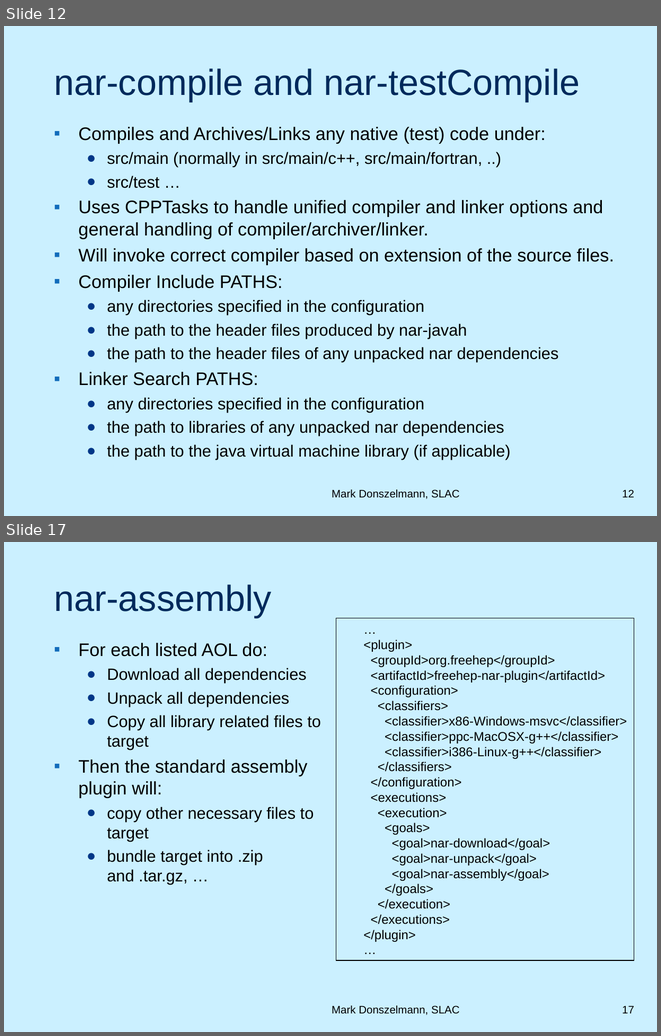
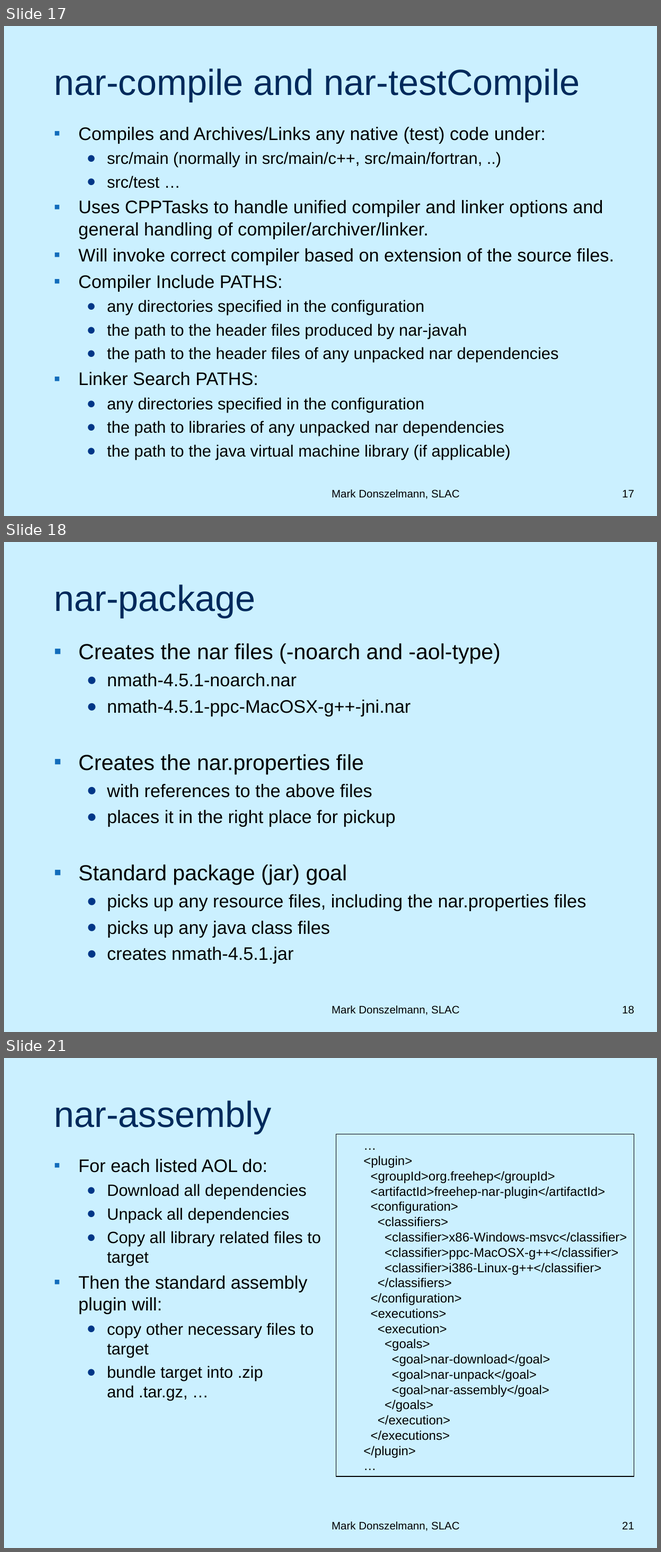
Before and after one commit to duns/freehep-nar-plugin, a slide deck: src/site/NARPlugin.ppt. Shown one above the other, each under a label of ours: slides 12 and 17 before the commit, slides 17, 18 and 21 after it; the slides between them are not shown. The pictures are 661x1036 and 661x1552 pixels, drawn with LibreOffice and Linux fonts; fonts in the diff are those of the drawing; background and template pictures are left out. Boxes give left, top, right and bottom in pixels: in the first picture for what was removed or moved away, otherwise in the second. Text is boxed around its words. In the diff, an @@ line names an element or a change of style, - is before the commit and + after.

```diff
--- a/src/site/NARPlugin.ppt
+++ b/src/site/NARPlugin.ppt
@@ slide 18 added at (x1=4, y1=542, x2=657, y2=1032), background picture (left out) @@
@@ title added at (x1=54, y1=584, x2=255, y2=617), 40 pt, text #00295B @@
+nar-package
@@ text added at (x1=78, y1=643, x2=586, y2=963), 20 pt, text #000000 @@
+▪ Creates the nar files (-noarch and -aol-type)
+  ● nmath-4.5.1-noarch.nar
+  ● nmath-4.5.1-ppc-MacOSX-g++-jni.nar
+▪ Creates the nar.properties file
+  ● with references to the above files
+  ● places it in the right place for pickup
+▪ Standard package (jar) goal
+  ● picks up any resource files, including the nar.properties files
+  ● picks up any java class files
+  ● creates nmath-4.5.1.jar
@@ text added at (x1=332, y1=1005, x2=460, y2=1015), 12 pt, text #000000 @@
+Mark Donszelmann, SLAC
@@ page number added at (x1=622, y1=1005, x2=634, y2=1014), 12 pt, text #000000 @@
+18
@@ what was slide 12 is now slide 17 @@
@@ page number at (x1=622, y1=490, x2=634, y2=497): text changed @@
-12
+17
@@ what was slide 17 is now slide 21 @@
@@ page number at (x1=622, y1=1521, x2=634, y2=1529): text changed @@
-17
+21
```
Also in this commit, not shown: 11 slides changed, 9 other slides added, 1 other file.
